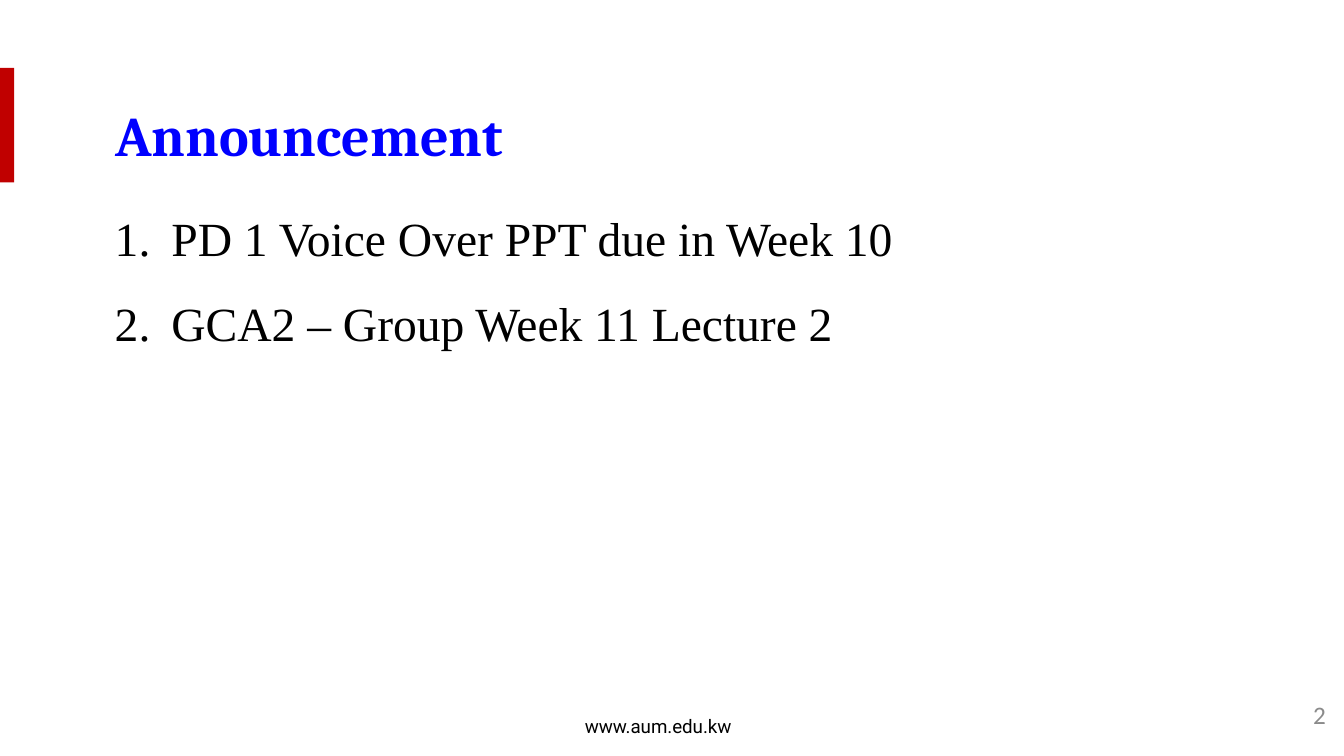
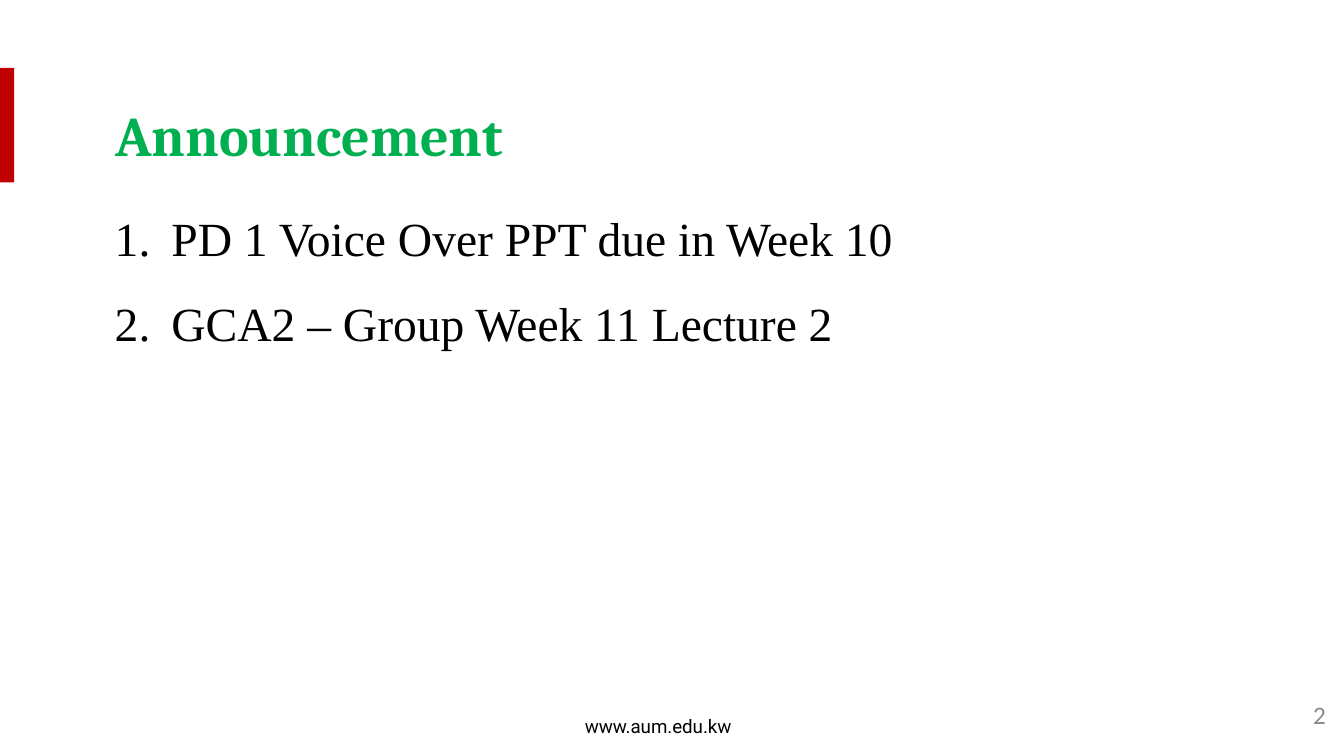
Before and after one commit to salmanrazzaq1993/AUM-WORK, a slide deck: slide 2 of PP WORK/Instructor Version/Week 9/Week 9 Lecture 2 - Poles and Zeros.pptx. Drawn at 1344x756 pixels with LibreOffice and Linux fonts; fonts in the diff are those of the drawing; background and template pictures are left out. Boxes give left, top, right and bottom in pixels: in the first picture for what was removed or moved away, otherwise in the second. Text is boxed around its words. In the diff, an @@ line names an element or a change of style, - is before the commit and + after.

```diff
--- a/PP WORK/Instructor Version/Week 9/Week 9 Lecture 2 - Poles and Zeros.pptx
+++ b/PP WORK/Instructor Version/Week 9/Week 9 Lecture 2 - Poles and Zeros.pptx
@@ text "Announcement" at (115, 118, 503, 157): text colour #0000FF to #00B050 @@
```
Also in this commit, not shown: 15 other slides changed, 5 slides added.
